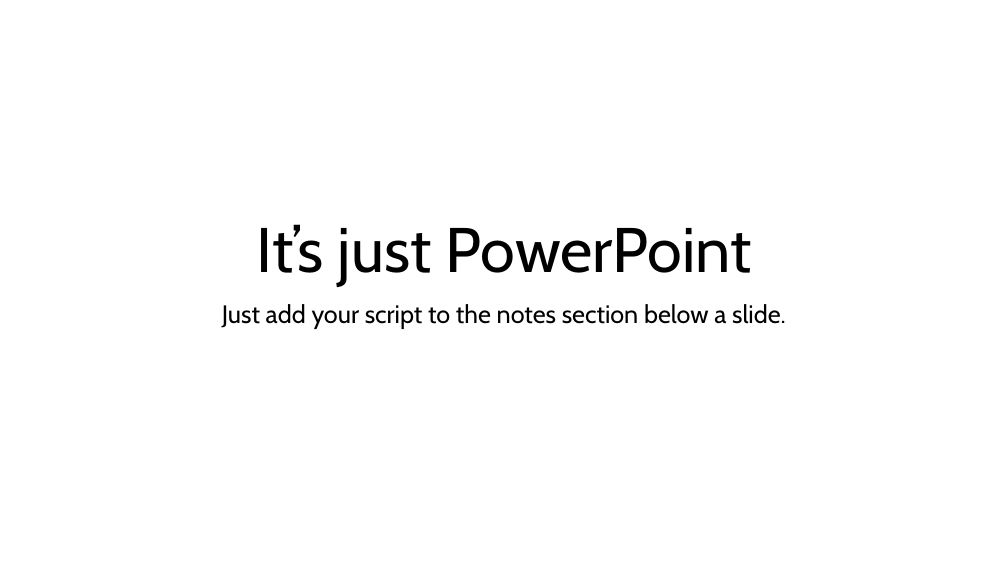
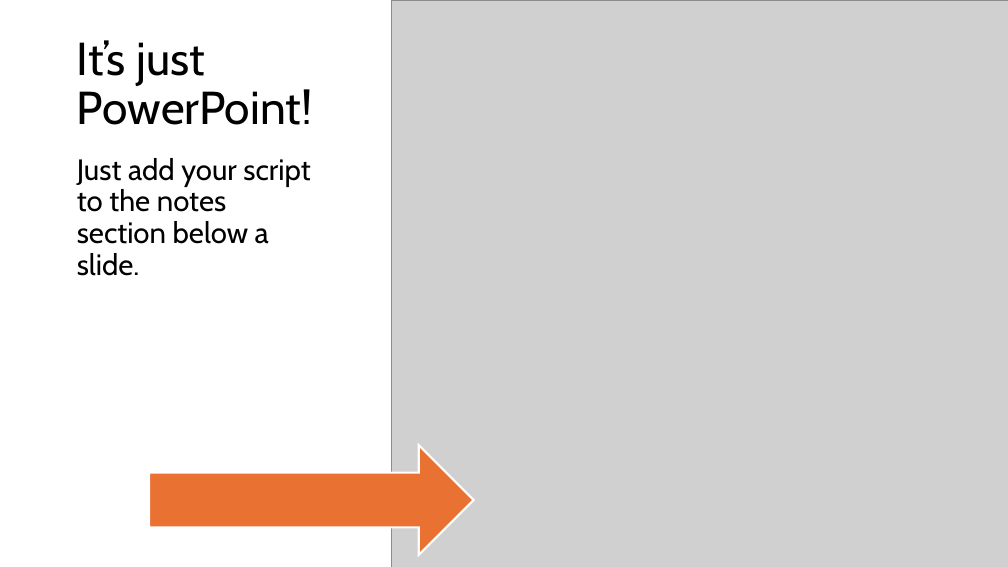
Before and after one commit to benhar-dev/project-pptx2training, a slide deck: slide 2 of PowerPoint2Video Tutorial.pptx. Drawn at 1008x567 pixels with LibreOffice and Linux fonts; fonts in the diff are those of the drawing; grey boxes stand for pictures. Boxes give left, top, right and bottom in pixels: in the first picture for what was removed or moved away, otherwise in the second. Text is boxed around its words. In the diff, an @@ line names an element or a change of style, - is before the commit and + after.

```diff
--- a/PowerPoint2Video Tutorial.pptx
+++ b/PowerPoint2Video Tutorial.pptx
@@ picture added at (x1=392, y1=0, x2=1008, y2=567) @@
@@ title "It’s just PowerPoint!" at (x1=77, y1=40, x2=312, y2=125): vertical alignment bottom to middle @@
@@ title at (x1=77, y1=40, x2=312, y2=125): text changed; size 60 to 44 pt @@
-It’s just PowerPoint
+It’s just PowerPoint!
@@ text "Just add your script to ..." moved from (x1=222, y1=304, x2=786, y2=329) to (x1=77, y1=158, x2=310, y2=276) @@
@@ text "Just add your script to ..." at (x1=77, y1=158, x2=310, y2=276): size 24 to 28 pt; alignment centre to left @@
@@ right arrow added at (x1=149, y1=445, x2=473, y2=555), fill #E97132, outline #FFFFFF 2 pt @@
```
Also in this commit, not shown: 1 other slide changed, 10 other files.
